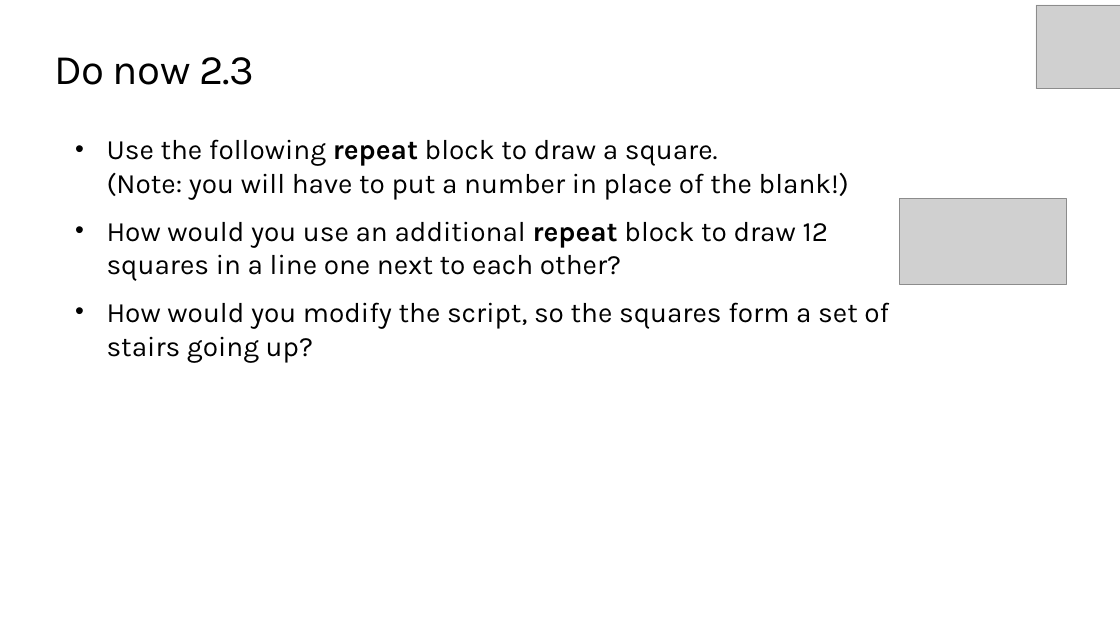
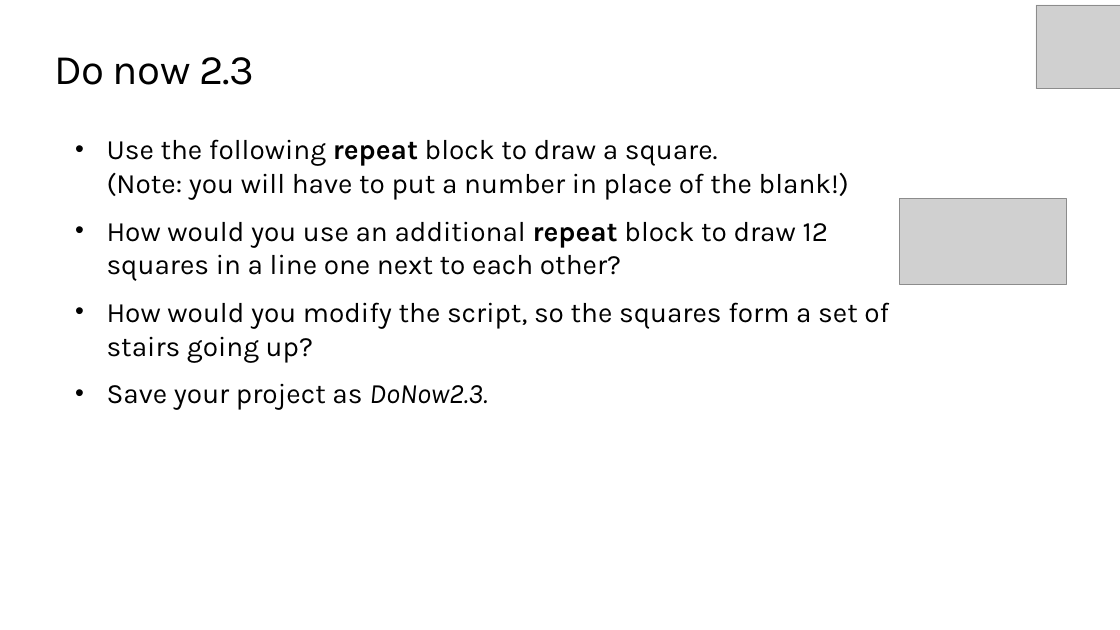
Before and after one commit to TEALSK12/introduction-to-computer-science, a slide deck: slide 4 of docs/slidedecks/TEALS SNAP 2.3.pptx. Drawn at 1120x630 pixels with LibreOffice and Linux fonts; fonts in the diff are those of the drawing; grey boxes stand for pictures; background and template pictures are left out. Boxes give left, top, right and bottom in pixels: in the first picture for what was removed or moved away, otherwise in the second. Text is boxed around its words. In the diff, an @@ line names an element or a change of style, - is before the commit and + after.

```diff
--- a/docs/slidedecks/TEALS SNAP 2.3.pptx
+++ b/docs/slidedecks/TEALS SNAP 2.3.pptx
@@ text at (107, 384, 487, 410): paragraph added @@
+• Save your project as DoNow2.3.
```
Also in this commit, not shown: 3 other slides changed, 3 slides added, 36 other files.
